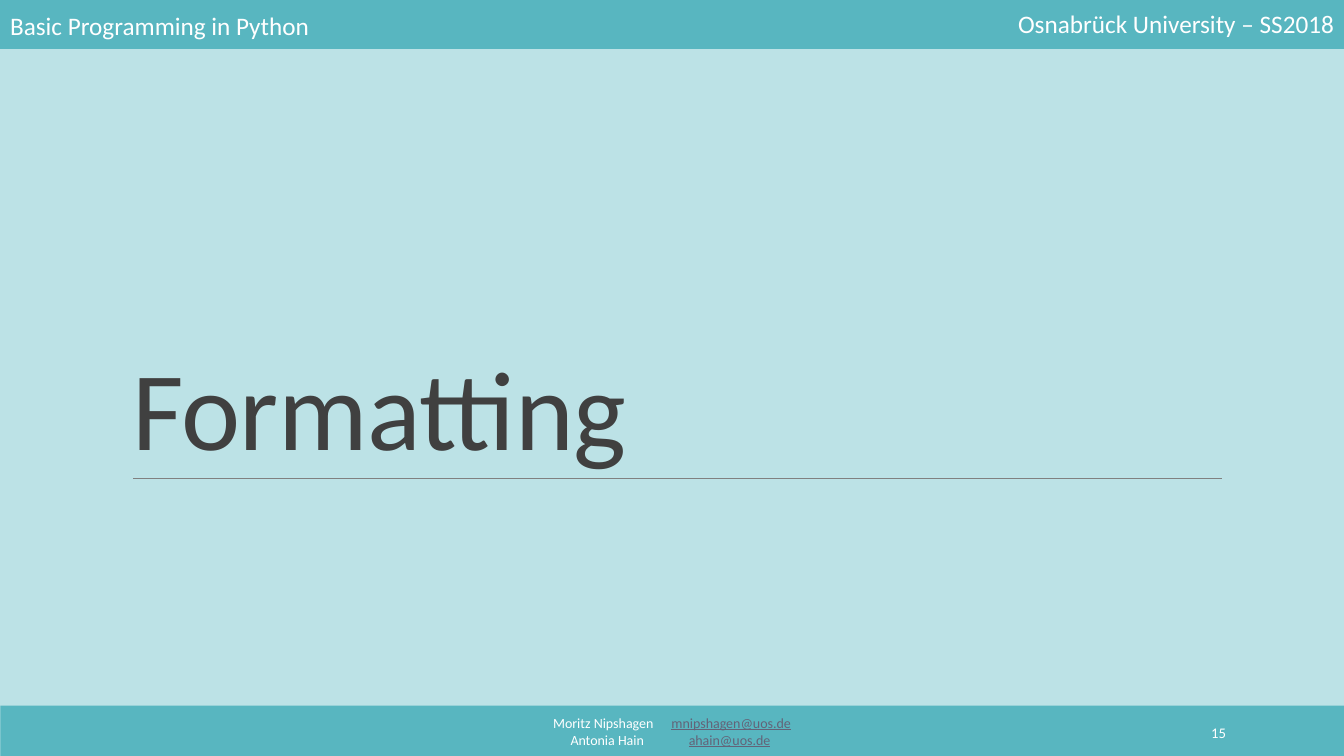
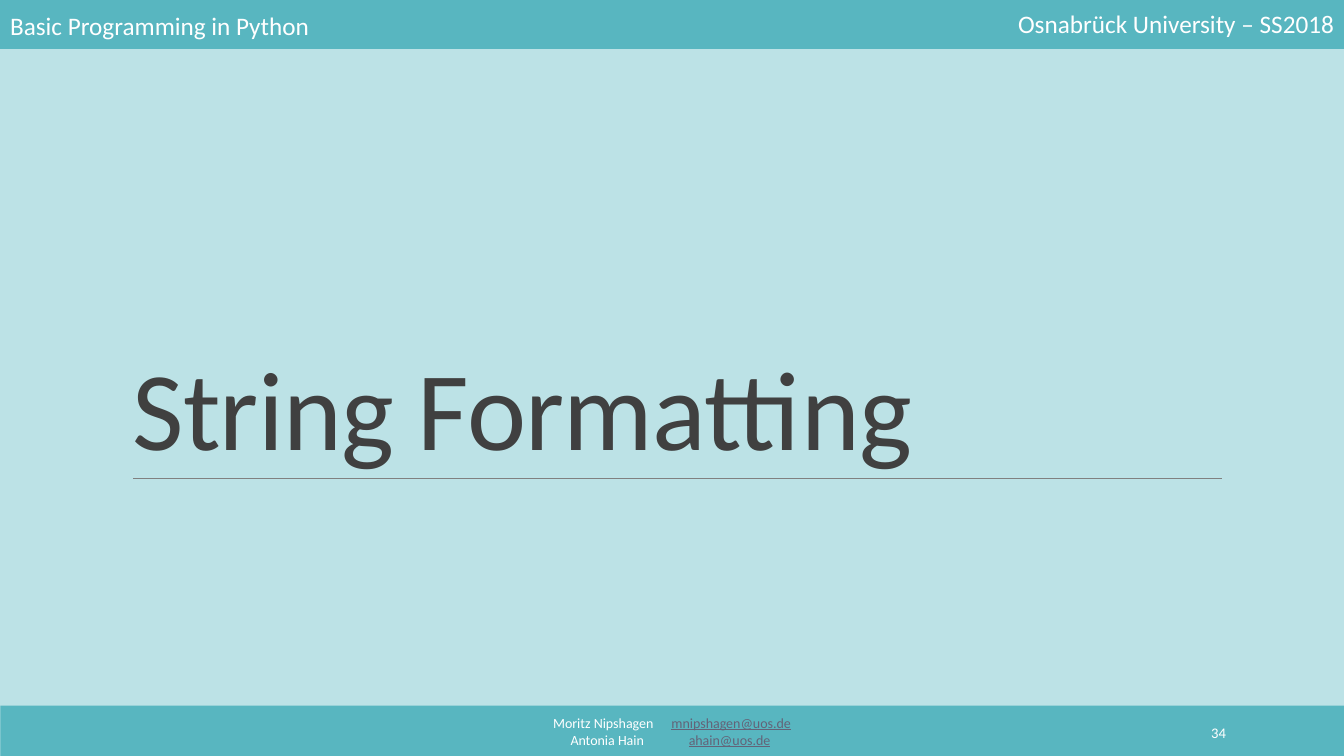
Before and after one commit to mnipshagen/monty, a slide deck: slide 34 of 2018/05/05_Strings_and_Regex.pptx (slide 15 before the commit). Drawn at 1344x756 pixels with LibreOffice and Linux fonts; fonts in the diff are those of the drawing. Boxes give left, top, right and bottom in pixels: in the first picture for what was removed or moved away, otherwise in the second. Text is boxed around its words. In the diff, an @@ line names an element or a change of style, - is before the commit and + after.

```diff
--- a/2018/05/05_Strings_and_Regex.pptx
+++ b/2018/05/05_Strings_and_Regex.pptx
@@ title at [132, 372, 912, 469]: text changed @@
-Formatting
+String Formatting
@@ page number at [1211, 728, 1226, 738]: text changed @@
-15
+34
```
Also in this commit, not shown: 12 other slides changed, 23 slides added, 3 slides removed, 1 other file.
